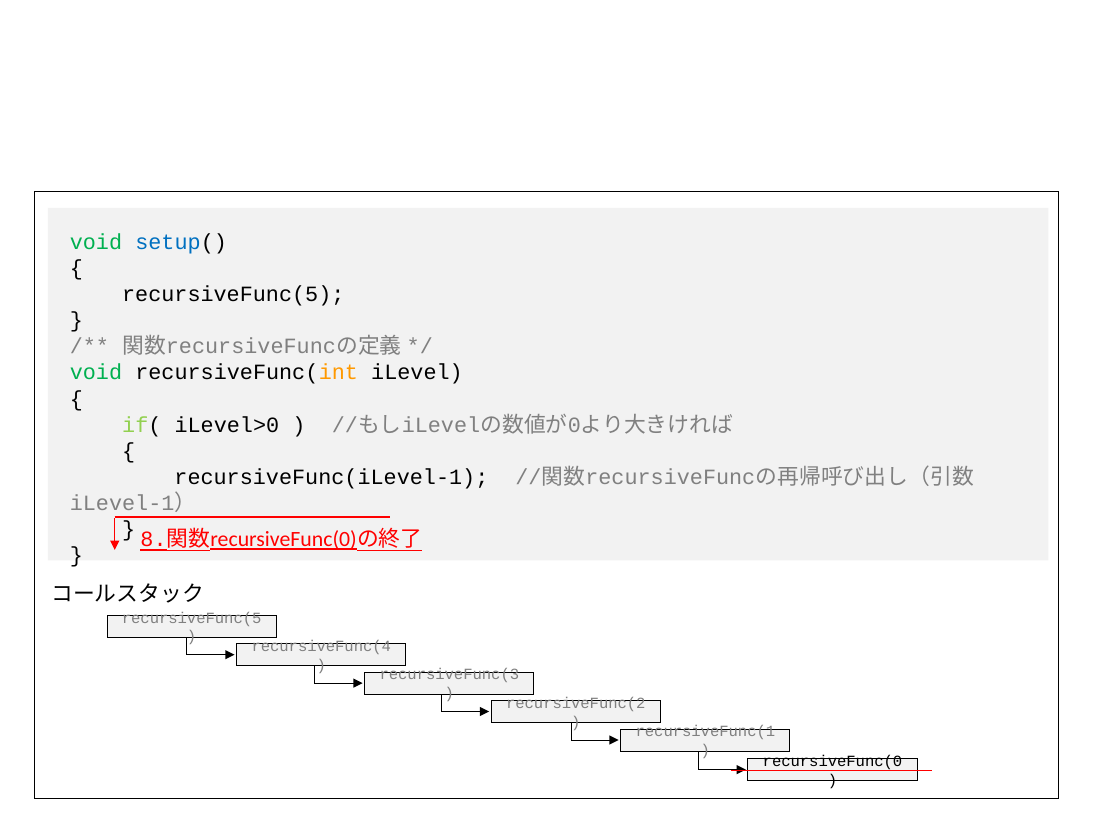
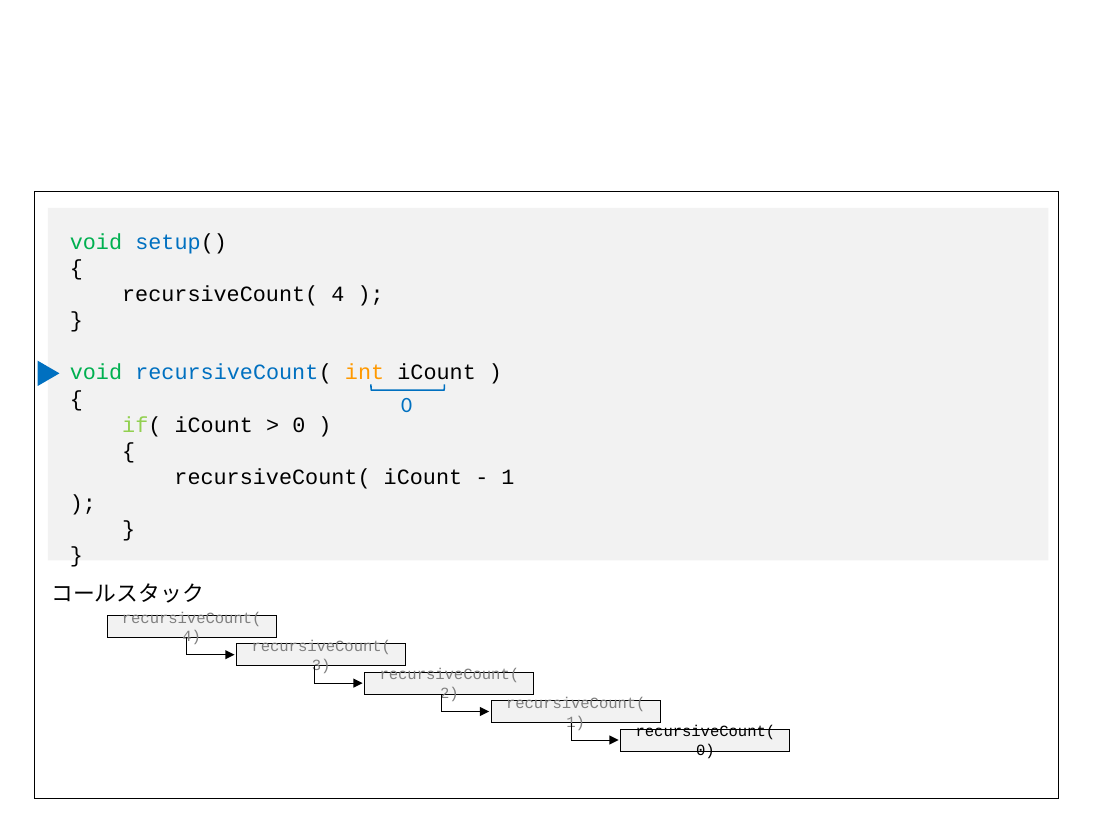
Before and after one commit to afukushimagit/afukushimagit.github.io, a slide deck: slide 12 of images/recursive/図素材.pptx (slide 8 before the commit). Drawn at 1120x840 pixels with LibreOffice and Linux fonts; fonts in the diff are those of the drawing. Boxes give left, top, right and bottom in pixels: in the first picture for what was removed or moved away, otherwise in the second. Text is boxed around its words. In the diff, an @@ line names an element or a change of style, - is before the commit and + after.

```diff
--- a/images/recursive/図素材.pptx
+++ b/images/recursive/図素材.pptx
@@ text removed at (70, 233, 973, 518) @@
-void setup()
-{
-recursiveFunc(5);
-}
-/** 関数recursiveFuncの定義 */
-void recursiveFunc(int iLevel)
-{
-if( iLevel>0 ) //もしiLevelの数値が0より大きければ
-{
-recursiveFunc(iLevel-1); //関数recursiveFuncの再帰呼び出し（引数iLevel-1）
-}
-}
@@ text added at (70, 233, 514, 489), 14 pt, text #000000 @@
+void setup()
+{
+recursiveCount( 4 );
+}
+void recursiveCount( int iCount )
+{
+if( iCount > 0 )
+{
+recursiveCount( iCount - 1 );
+}
+}
@@ triangle added at (38, 361, 59, 386), fill #0070C0 @@
@@ left bracket added at (371, 385, 445, 390), outline #0070C0 1 pt @@
@@ text added at (401, 398, 412, 412), 14 pt, text #0070C0 @@
+0
@@ line removed from (114, 517) to (390, 517) @@
@@ arrow removed from (114, 519) to (114, 550) @@
@@ text removed at (140, 531, 422, 551) @@
-8.関数recursiveFunc(0)の終了
@@ 4 rectangles: place and size @@
-4 rectangles at (236, 644, 917, 781)
+4 rectangles at (108, 615, 790, 752)
@@ rectangle removed at (108, 615, 277, 637) @@
-recursiveFunc(5)
@@ text in rectangle at (122, 612, 262, 647): text changed @@
-recursiveFunc(4)
+recursiveCount(4)
@@ text in rectangle at (252, 640, 392, 675): text changed @@
-recursiveFunc(3)
+recursiveCount(3)
@@ rectangle "recursiveCount(2)": place and size @@
-rectangle "recursiveCount(2)" at (492, 701, 661, 724)
+rectangle "recursiveCount(2)" at (365, 672, 534, 694)
@@ text in rectangle at (380, 668, 520, 704): text changed @@
-recursiveFunc(2)
+recursiveCount(2)
@@ text in rectangle at (506, 697, 646, 732): text changed @@
-recursiveFunc(1)
+recursiveCount(1)
@@ text in rectangle at (636, 725, 776, 759): text changed @@
-recursiveFunc(0)
+recursiveCount(0)
@@ elbow arrow removed from (698, 753) to (746, 769) @@
@@ line removed from (731, 771) to (932, 771) @@
```
Also in this commit, not shown: 4 other slides changed, 14 slides added, 5 slides removed, 45 other files.
